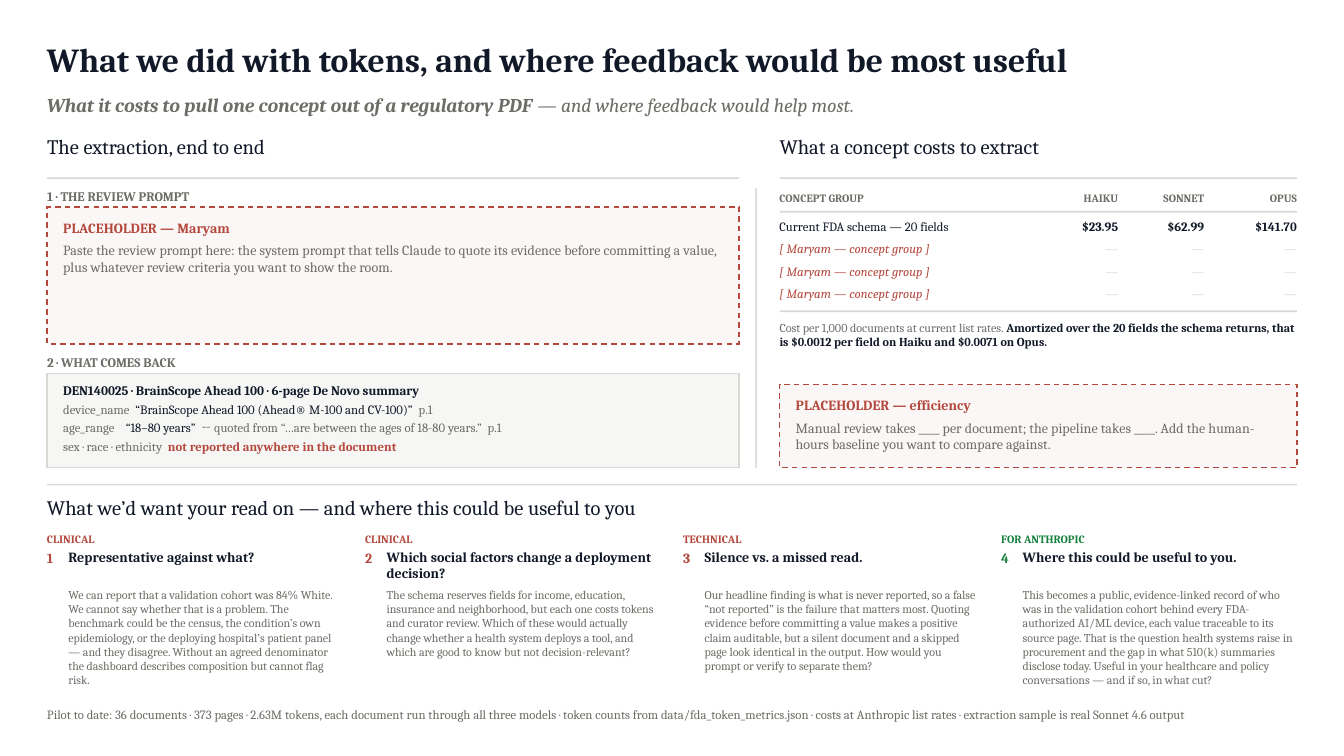
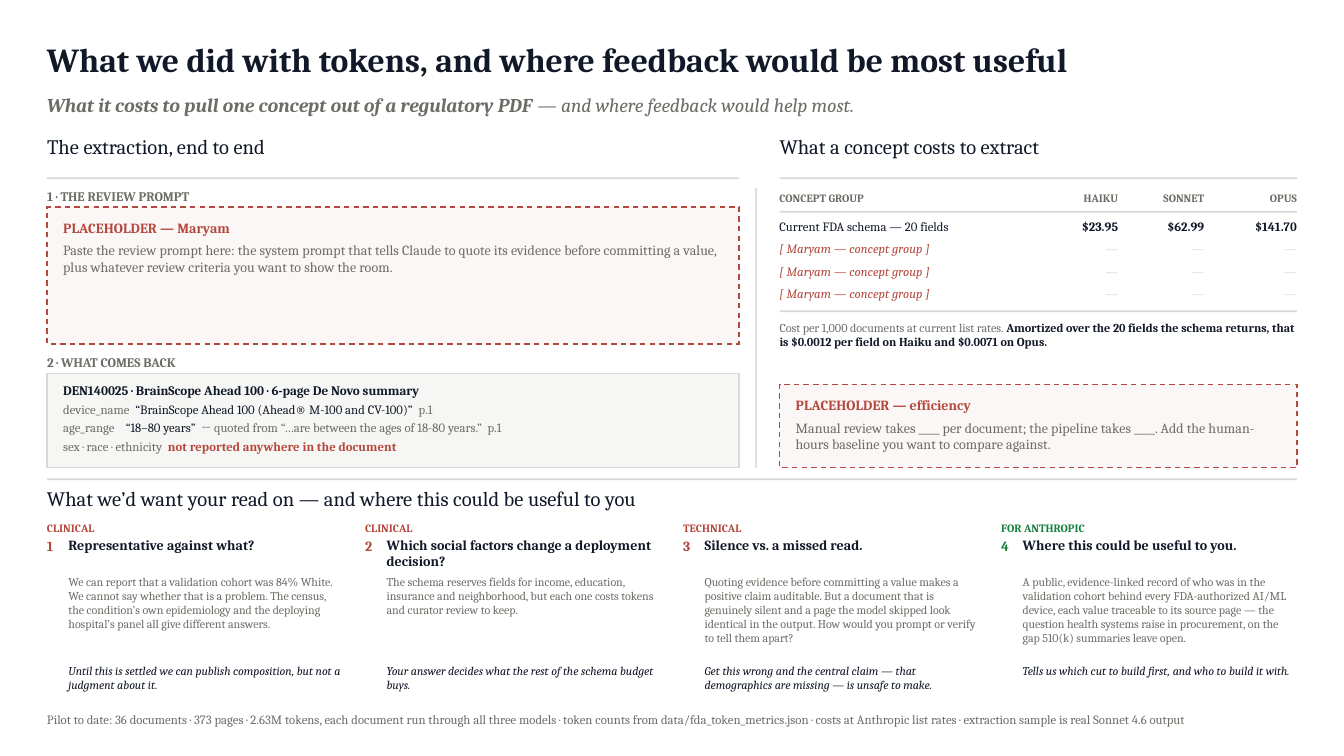
Before and after one commit to michaeldgreenphd/clinical-trial-populations, a slide deck: slide 2 of slides/Presentation_for_Anthropic_Healthcare_filled.pptx. Drawn at 1344x756 pixels with LibreOffice and Linux fonts; fonts in the diff are those of the drawing. Boxes give left, top, right and bottom in pixels: in the first picture for what was removed or moved away, otherwise in the second. Text is boxed around its words. In the diff, an @@ line names an element or a change of style, - is before the commit and + after.

```diff
--- a/slides/Presentation_for_Anthropic_Healthcare_filled.pptx
+++ b/slides/Presentation_for_Anthropic_Healthcare_filled.pptx
@@ rectangle: place and size @@
-rectangle at (47, 484, 1297, 485)
+rectangle at (47, 478, 1297, 480)
@@ 13 texts: place and size @@
-13 texts at (47, 500, 1236, 578)
+13 texts at (47, 491, 1236, 566)
@@ text at (68, 578, 333, 631): text changed @@
-We can report that a validation cohort was 84% White. We cannot say whether that is a problem. The benchmark could be the census, the condition’s own epidemiology, or the deploying hospital’s patient panel — and they disagree. Without an agreed denominator the dashboard describes composition but cannot flag risk.
+We can report that a validation cohort was 84% White. We cannot say whether that is a problem. The census, the condition’s own epidemiology and the deploying hospital’s panel all give different answers.
@@ text at (387, 577, 653, 617): text changed @@
-The schema reserves fields for income, education, insurance and neighborhood, but each one costs tokens and curator review. Which of these would actually change whether a health system deploys a tool, and which are good to know but not decision-relevant?
+The schema reserves fields for income, education, insurance and neighborhood, but each one costs tokens and curator review to keep.
@@ text at (705, 577, 975, 645): text changed @@
-Our headline finding is what is never reported, so a false “not reported” is the failure that matters most. Quoting evidence before committing a value makes a positive claim auditable, but a silent document and a skipped page look identical in the output. How would you prompt or verify to separate them?
+Quoting evidence before committing a value makes a positive claim auditable. But a document that is genuinely silent and a page the model skipped look identical in the output. How would you prompt or verify to tell them apart?
@@ text at (1023, 577, 1287, 645): text changed @@
-This becomes a public, evidence-linked record of who was in the validation cohort behind every FDA-authorized AI/ML device, each value traceable to its source page. That is the question health systems raise in procurement and the gap in what 510(k) summaries disclose today. Useful in your healthcare and policy conversations — and if so, in what cut?
+A public, evidence-linked record of who was in the validation cohort behind every FDA-authorized AI/ML device, each value traceable to its source page — the question health systems raise in procurement, on the gap 510(k) summaries leave open.
@@ text added at (68, 666, 340, 692), 6.4 pt, text #111827, italic @@
+Until this is settled we can publish composition, but not a judgment about it.
@@ text added at (387, 666, 653, 692), 6.4 pt, text #111827, italic @@
+Your answer decides what the rest of the schema budget buys.
@@ text added at (705, 666, 932, 692), 6.4 pt, text #111827, italic @@
+Get this wrong and the central claim — that demographics are missing — is unsafe to make.
@@ text added at (1023, 666, 1290, 678), 6.4 pt, text #111827, italic @@
+Tells us which cut to build first, and who to build it with.
@@ text "Pilot to date: 36 documents ...": place and size @@
-text "Pilot to date: 36 documents ..." at (47, 710, 1185, 722)
+text "Pilot to date: 36 documents ..." at (47, 715, 1185, 727)
```
Also in this commit, not shown: 1 other file.
